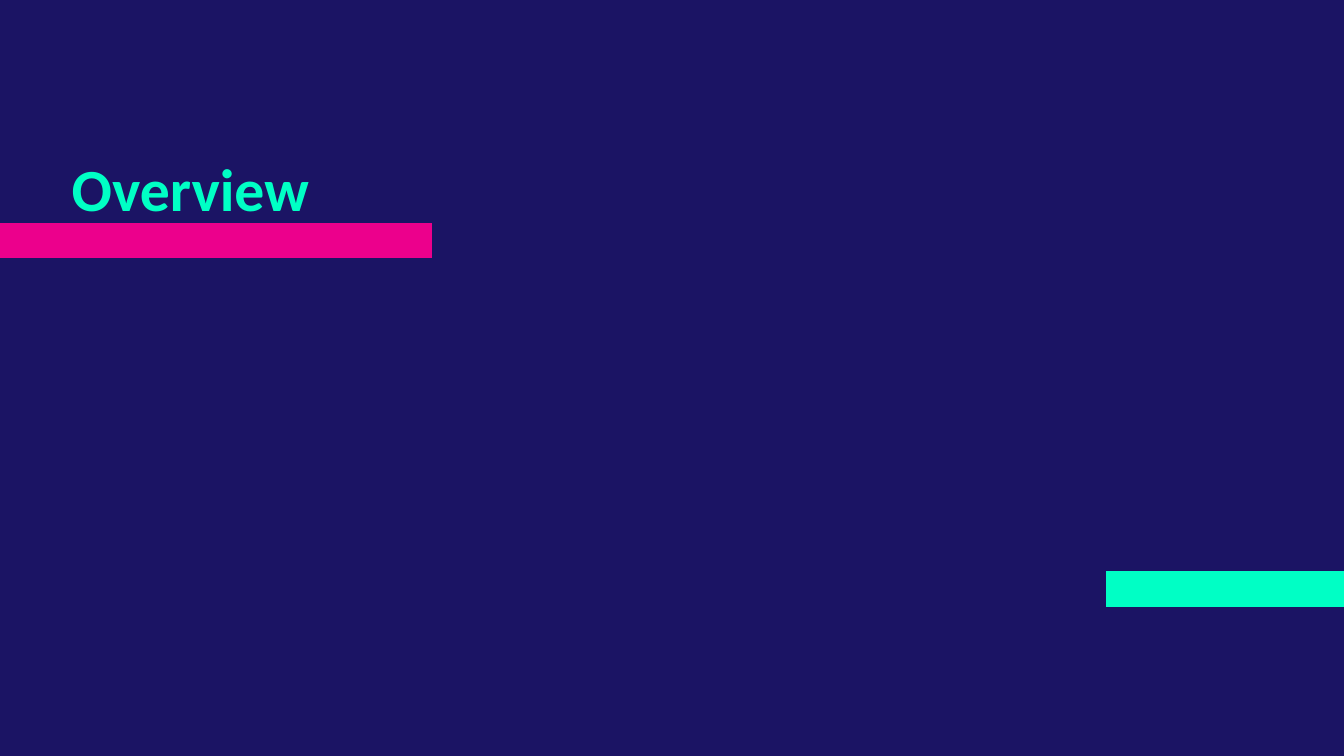
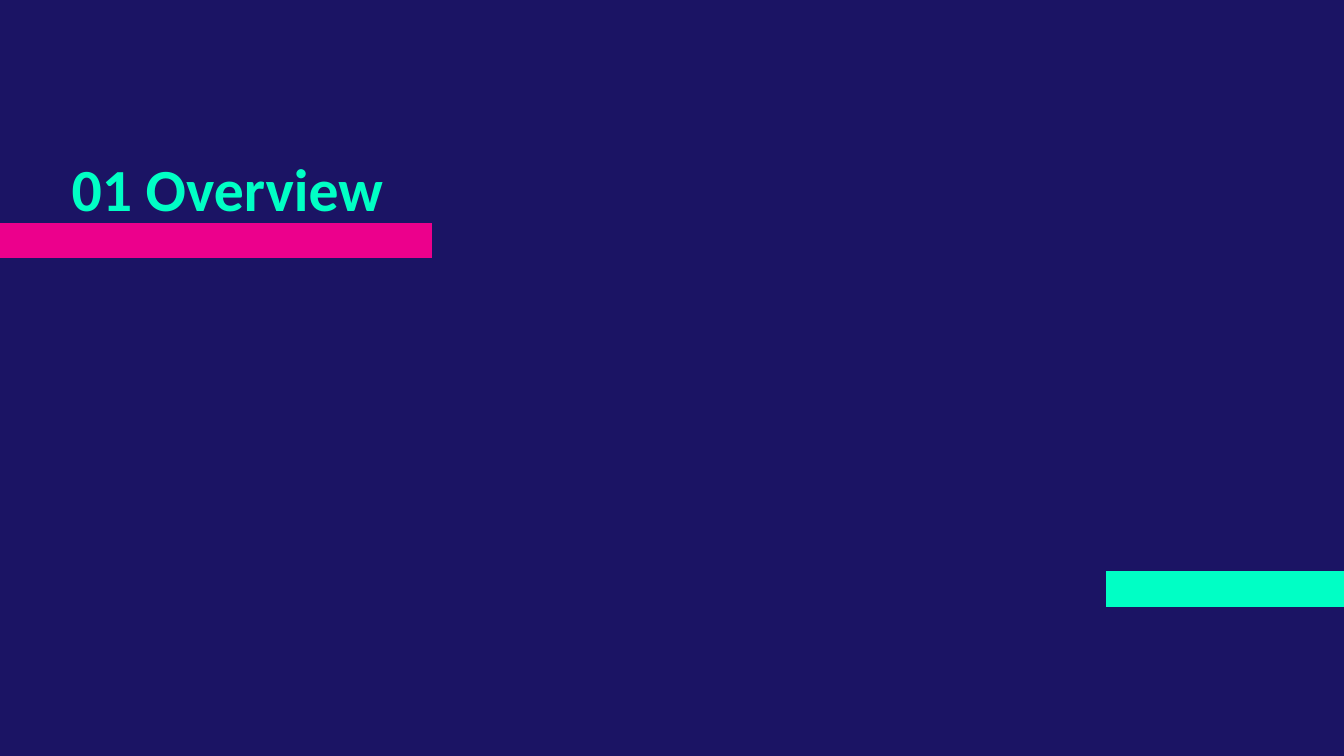
Before and after one commit to razan-hayajneh/TaskManagementProject, a slide deck: slide 3 of Documents/TaskManagementPresentation.pptx. Drawn at 1344x756 pixels with LibreOffice and Linux fonts; fonts in the diff are those of the drawing. Boxes give left, top, right and bottom in pixels: in the first picture for what was removed or moved away, otherwise in the second. Text is boxed around its words. In the diff, an @@ line names an element or a change of style, - is before the commit and + after.

Commit message:
update presentation

```diff
--- a/Documents/TaskManagementPresentation.pptx
+++ b/Documents/TaskManagementPresentation.pptx
@@ text at bbox=[72, 169, 383, 226]: text changed @@
-Overview
+01 Overview
```
Also in this commit, not shown: 3 other slides changed, 1 other file.
